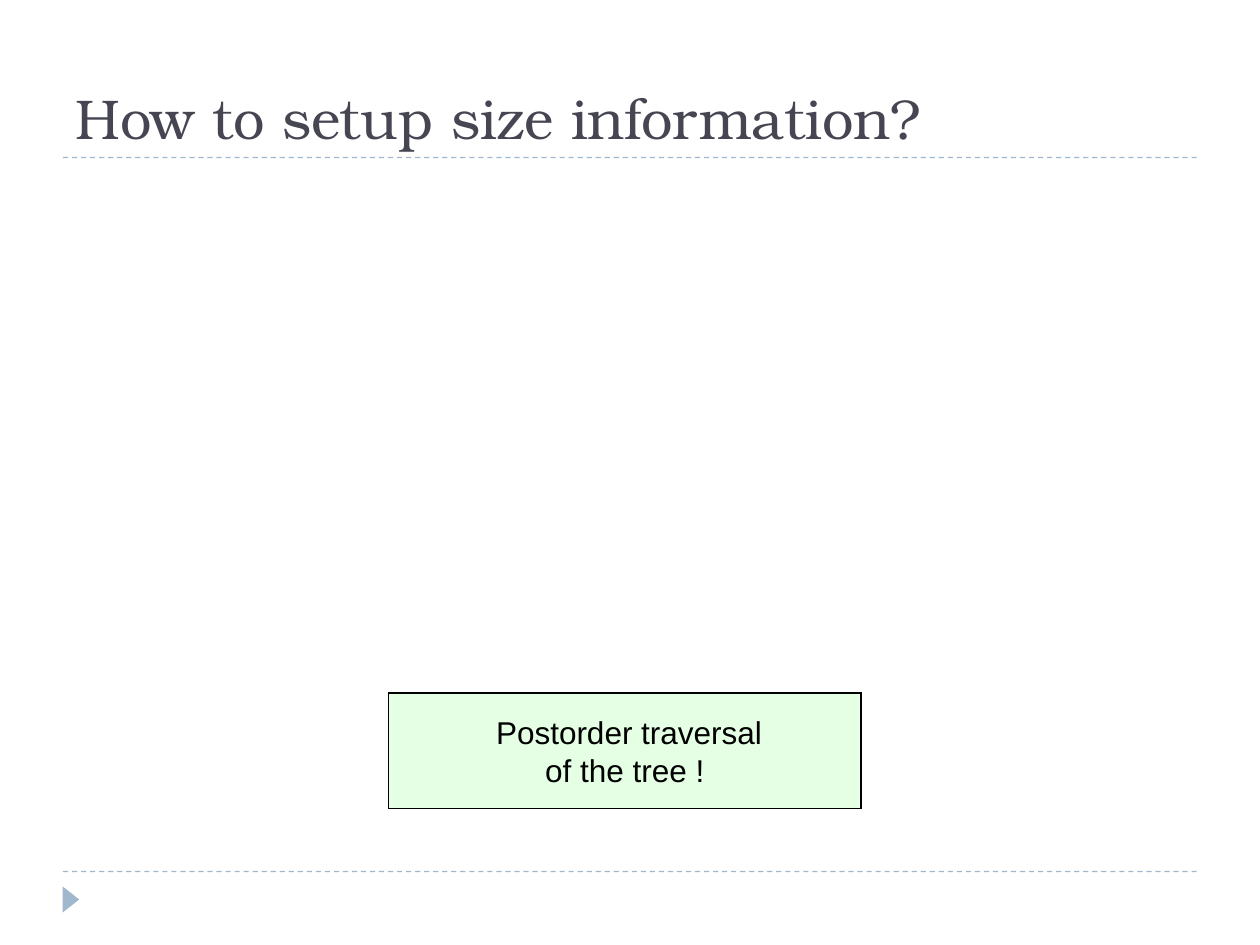
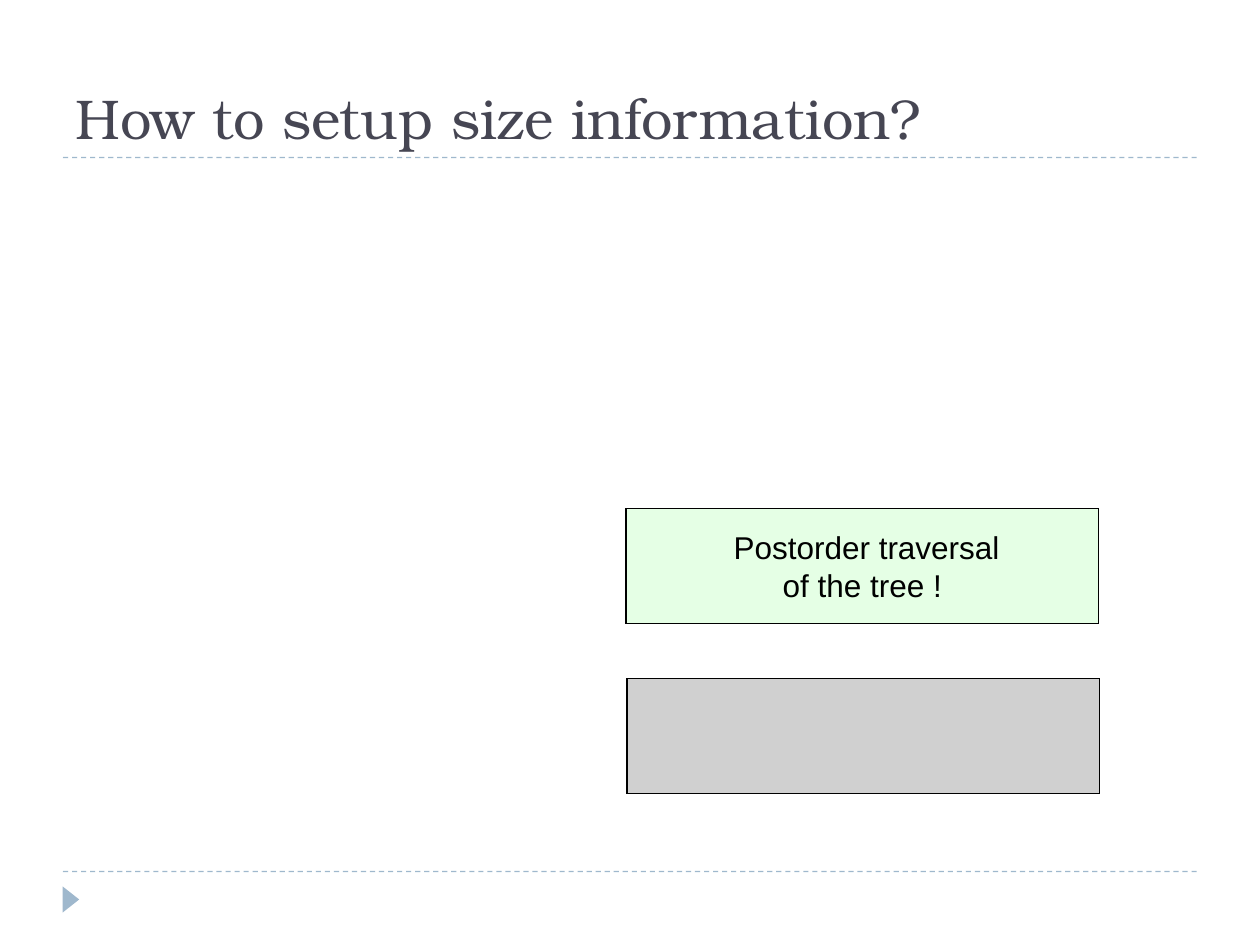
Before and after one commit to eldridgejm/dsc40b-2021-wi-public, a slide deck: slide 42 of published/lectures/08-bst/slides-wang.pptx (slide 38 before the commit). Drawn at 1260x945 pixels with LibreOffice and Linux fonts; fonts in the diff are those of the drawing; grey boxes stand for pictures. Boxes give left, top, right and bottom in pixels: in the first picture for what was removed or moved away, otherwise in the second. Text is boxed around its words. In the diff, an @@ line names an element or a change of style, - is before the commit and + after.

```diff
--- a/published/lectures/08-bst/slides-wang.pptx
+++ b/published/lectures/08-bst/slides-wang.pptx
@@ rectangle "Postorder traversal": place and size @@
-rectangle "Postorder traversal" at (388, 693, 861, 809)
+rectangle "Postorder traversal" at (626, 508, 1099, 624)
@@ picture added at (627, 678, 1100, 794) @@
```
Also in this commit, not shown: 5 other slides changed, 4 slides added, 4 slides removed, 1 other file.
